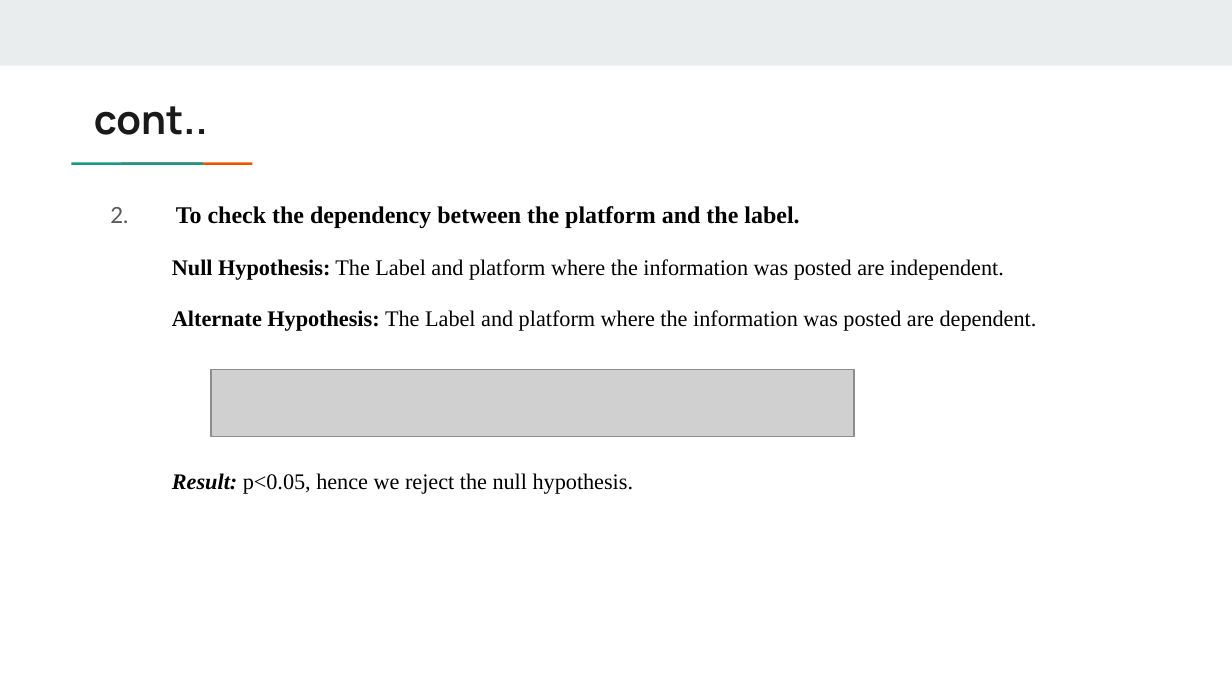
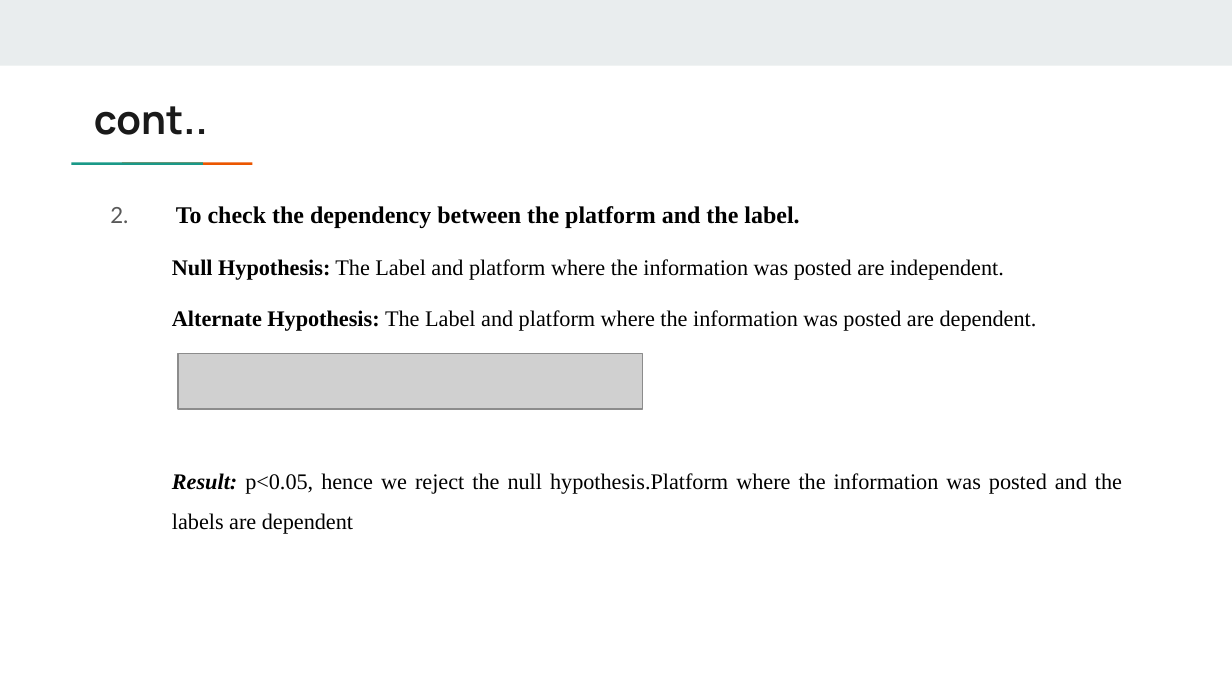
Before and after one commit to haribhumani/capstone_project, a slide deck: slide 23 of Predicting False information about Crime using Supervised Machine Learning _ppt.pptx (slide 22 before the commit). Drawn at 1232x693 pixels with LibreOffice and Linux fonts; fonts in the diff are those of the drawing; grey boxes stand for pictures. Boxes give left, top, right and bottom in pixels: in the first picture for what was removed or moved away, otherwise in the second. Text is boxed around its words. In the diff, an @@ line names an element or a change of style, - is before the commit and + after.

Commit message:
PPT Updated
PPT Updated

```diff
--- a/Predicting False information about Crime using Supervised Machine Learning _ppt.pptx
+++ b/Predicting False information about Crime using Supervised Machine Learning _ppt.pptx
@@ picture added at (179,354,643,409) @@
@@ picture removed at (211,370,854,436) @@
@@ text at (172,473,1122,534): text changed @@
-Result: p<0.05, hence we reject the null hypothesis.
+Result: p<0.05, hence we reject the null hypothesis.Platform where the information was posted and the labels are dependent
```
Also in this commit, not shown: 3 other slides changed, 2 slides added.
